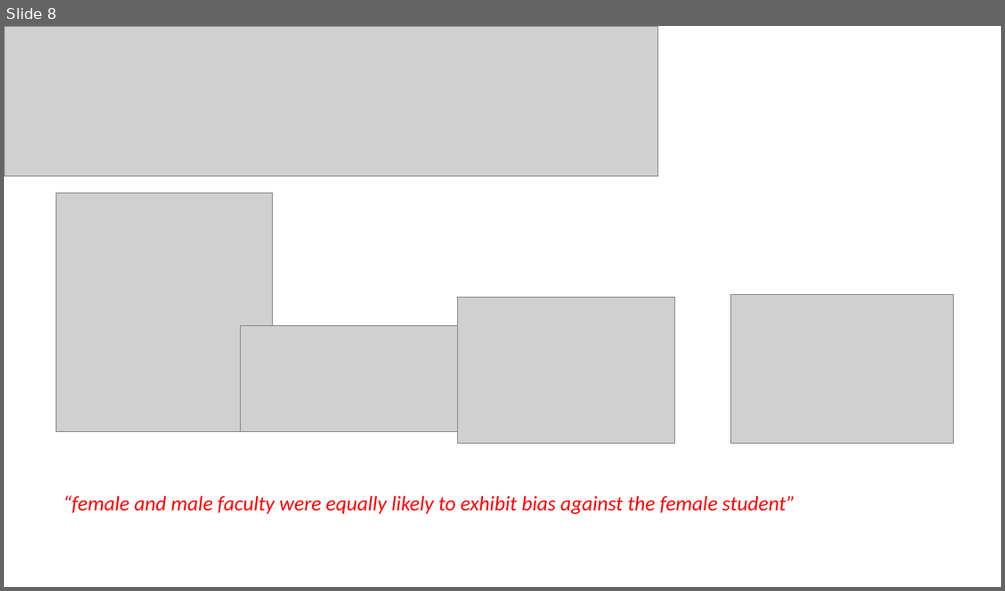
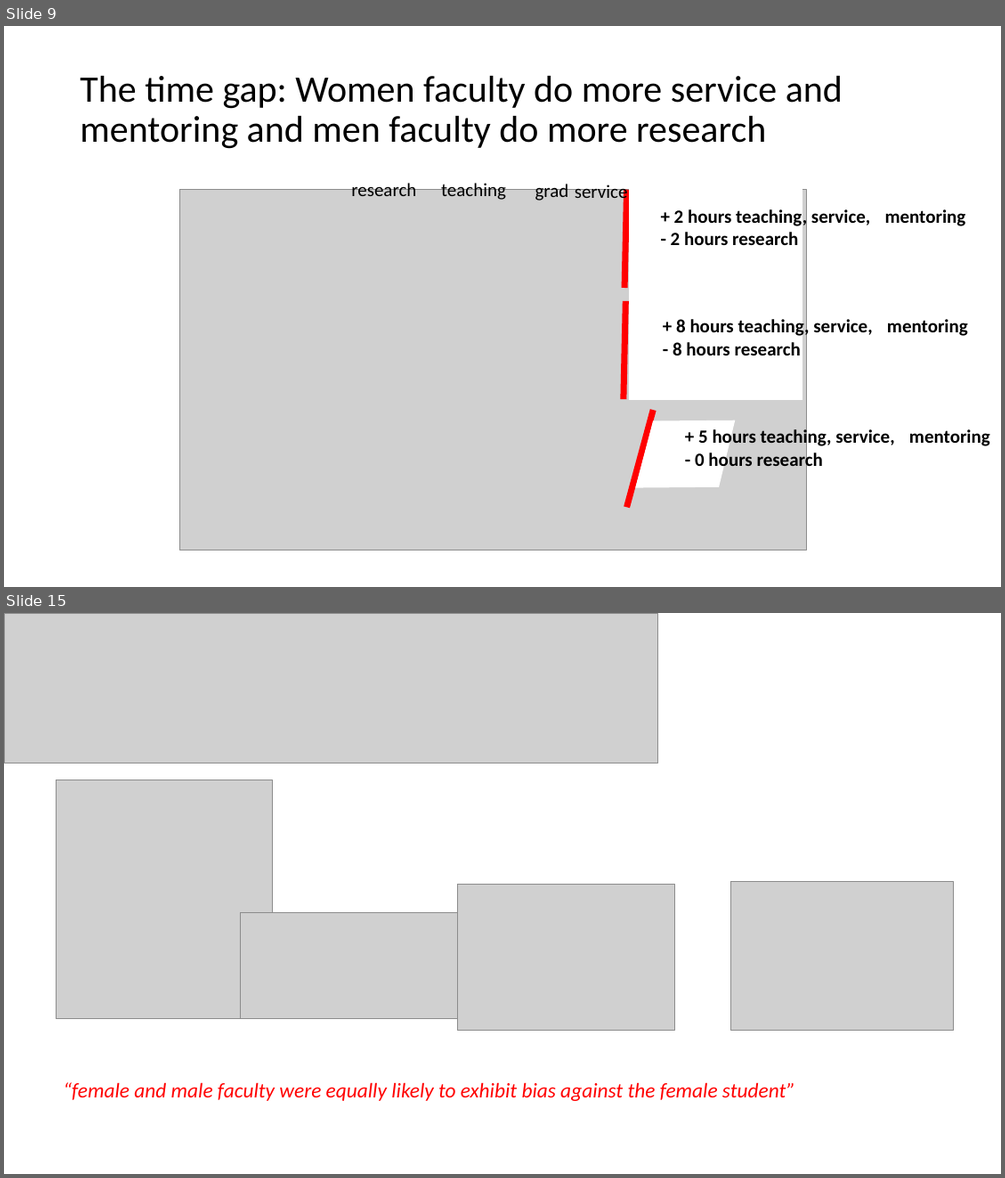
Before and after one commit to JoeyBernhardt/GRC-power-hour, a slide deck: presentations/GRC-power-hour.pptx. Shown one above the other, each under a label of ours: slide 8 before the commit, slides 9 and 15 after it; the slides between them are not shown. The pictures are 1005x591 and 1005x1178 pixels, drawn with LibreOffice and Linux fonts; fonts in the diff are those of the drawing; grey boxes stand for pictures. Boxes give left, top, right and bottom in pixels: in the first picture for what was removed or moved away, otherwise in the second. Text is boxed around its words. In the diff, an @@ line names an element or a change of style, - is before the commit and + after.

```diff
--- a/presentations/GRC-power-hour.pptx
+++ b/presentations/GRC-power-hour.pptx
@@ slide 9 added at [4,26,1001,587], background #FFFFFF @@
@@ title added at [80,76,842,149], 36 pt, text #000000 @@
+The time gap: Women faculty do more service and mentoring and men faculty do more research
@@ text added at [351,181,416,196], 18 pt, text #000000 @@
+research
@@ text added at [441,181,506,200], 18 pt, text #000000 @@
+teaching
@@ text added at [535,182,569,200], 18 pt, text #000000 @@
+grad
@@ text added at [574,182,628,203], 18 pt, text #000000 @@
+service
@@ rectangle added at [630,176,802,399], fill #FFFFFF, outline #FFFFFF 1 pt @@
@@ picture added at [179,190,806,549] @@
@@ line added from (627, 190) to (624, 288), #FF0000 6 pt @@
@@ text added at [671,208,966,245], 18 pt, text #000000, bold @@
++ 2 hours teaching, service, mentoring
+- 2 hours research
@@ line added from (625, 301) to (623, 399), #FF0000 6 pt @@
@@ text added at [672,317,968,355], 18 pt, text #000000, bold @@
++ 8 hours teaching, service, mentoring
+- 8 hours research
@@ line added from (653, 410) to (627, 507), #FF0000 6 pt @@
@@ freeform shape added at [636,421,734,487], fill #FFFFFF, outline #FFFFFF 1 pt @@
@@ text added at [695,427,990,471], 18 pt, text #000000, bold @@
++ 5 hours teaching, service, mentoring
+- 0 hours research
@@ what was slide 8 is now slide 15 @@
```
Also in this commit, not shown: 4 slides changed, 18 other slides added, 3 other files.
